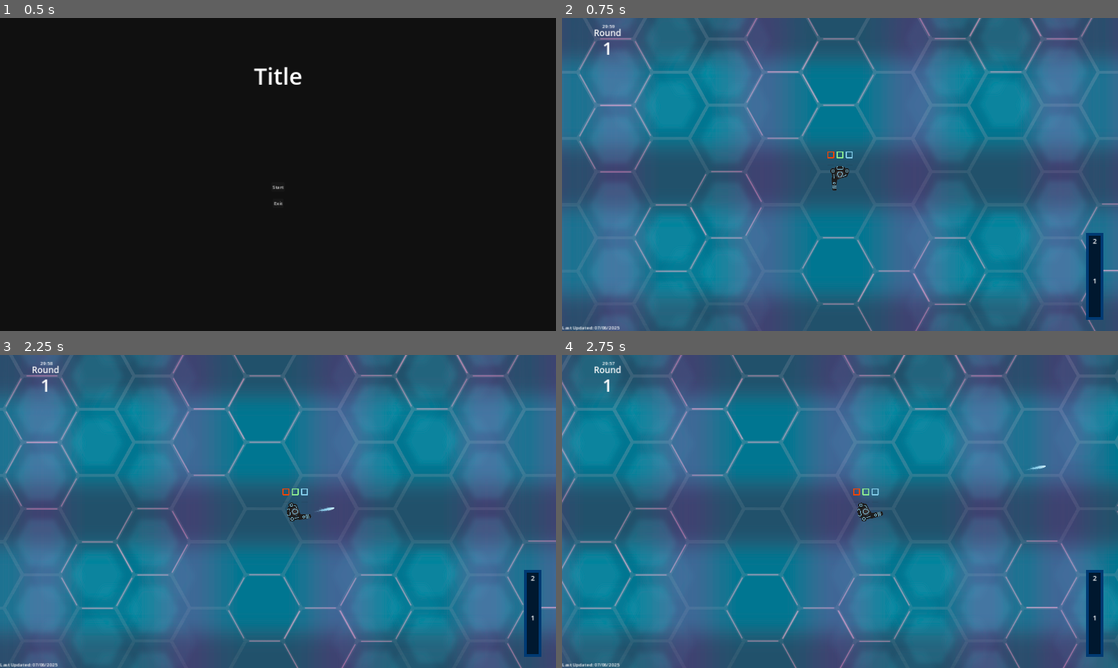
Above: before the commit, frames 1-4 (two rows, left to right).
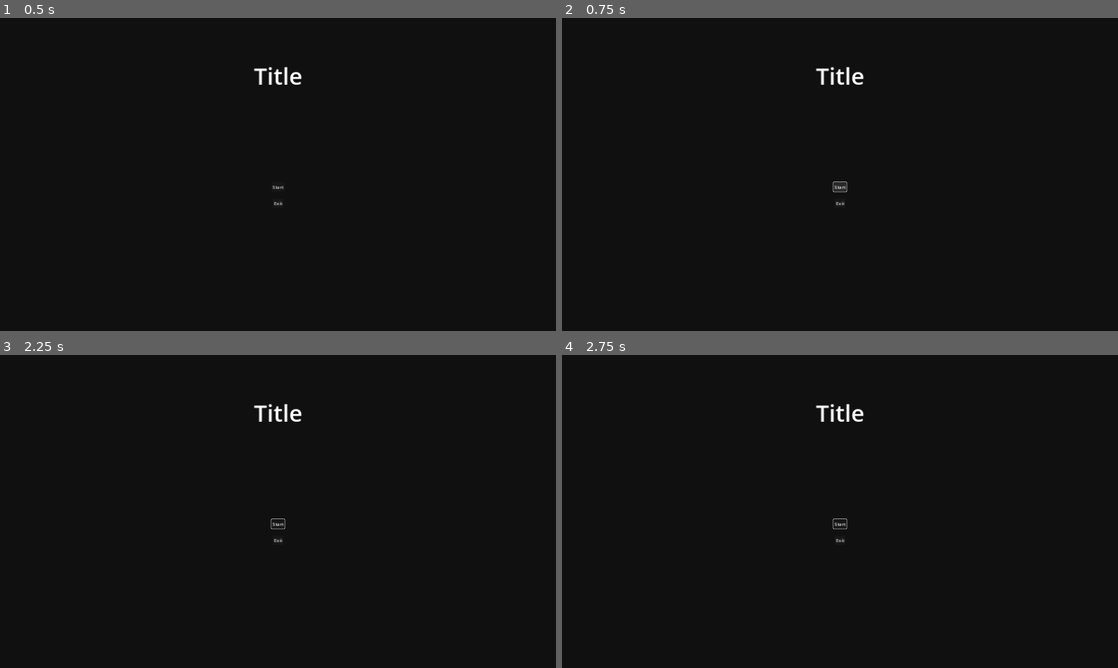
Above: after the commit, the same moments.

Repository: slowstate/light-match
Game: Godot game, scene res://Menus/MainMenu/main_menu.tscn
Two runs of this game, one before a commit and one after it. Both use one fixed random seed, a clock stepped at 60 frames per second and the inputs below.
Inputs (mouse positions are in pixels of both pictures, inside the frame that each line leads up to):
- Up to frame 1 (0.5 s): no input
- Up to frame 2 (0.75 s): click "Start" at 0.5 s
- Up to frame 3 (2.25 s): click (278, 524) at 1.25 s, where only the run after the commit has a clickable "Start"; tap Enter at 2 s; move the mouse to (400, 495) at 2.02 s; hold D (player_move_right) from 2.03 s (still down); hold 1 (player_blue) from 2.03 s (still down); click (400, 495) at 2.17 s
- Up to frame 4 (2.75 s): keep holding D (player_move_right); keep holding 1 (player_blue)

Frame 1 is identical in both runs. In frame 2, 100% of the frame differs, in the area x 0-100%, y 0-100%; in frame 3, 100%; in frame 4, 100%.
Error after the commit: Parse Error: Identifier "AudioPlayer" not declared in the current scope. (res://Menus/MainMenu/main_menu.gd:6)

Commit message:
Added Music Tracks

Diff:
--- /dev/null
+++ b/Common/AudioManagers/music_manager.gd
@@ -0,0 +1,25 @@
+extends Node2D
+
+var music_audio: Dictionary = {}
+
+var swell_base = music_audio.get("SwellBase")
+
+# Called when the node enters the scene tree for the first time.
+func _ready():
+	for child in get_children():
+		if child is AudioStreamPlayer2D:
+			music_audio[child.name] = child
+
+func play_music():
+	if !swell_base.is_playing():
+		swell_base.play("SwellBase")
+
+func stop_sound(audio_stream_string: String):
+	if music_audio.has(audio_stream_string):
+		music_audio.get(audio_stream_string).stop()
+
+func is_playing(audio_stream: String) -> bool:
+	if music_audio.has(audio_stream):
+		return music_audio.get(audio_stream).playing
+	else:
+		return false
--- /dev/null
+++ b/Common/AudioManagers/music_manager.tscn
@@ -0,0 +1,50 @@
+[gd_scene load_steps=13 format=3 uid="uid://b2myeafehcosh"]
+
+[ext_resource type="Script" path="res://Common/AudioManagers/music_manager.gd" id="1_dfh1r"]
+[ext_resource type="AudioStream" uid="uid://cqrxmwrgmwyvu" path="res://Audio/Music/SurviveSwellBase.mp3" id="2_vulf1"]
+[ext_resource type="AudioStream" uid="uid://r7p11x3g1rle" path="res://Audio/Music/SurviveBassBase.mp3" id="3_wfifd"]
+[ext_resource type="AudioStream" uid="uid://ccf0t7vq1pnl4" path="res://Audio/Music/SurviveBassBot.mp3" id="4_yaefx"]
+[ext_resource type="AudioStream" uid="uid://dq47xvxoivbhb" path="res://Audio/Music/SurviveBeatBase.mp3" id="5_ne3fn"]
+[ext_resource type="AudioStream" uid="uid://cf5u62yyurej4" path="res://Audio/Music/SurviveBeatLizard.mp3" id="6_s2nfs"]
+[ext_resource type="AudioStream" uid="uid://bscyrgywmsjsu" path="res://Audio/Music/SurviveDrumsBase.mp3" id="7_buk7j"]
+[ext_resource type="AudioStream" uid="uid://ihgljunnw7nr" path="res://Audio/Music/SurviveDrumsTank.mp3" id="8_b2r42"]
+[ext_resource type="AudioStream" uid="uid://dnexu5qn1b5rv" path="res://Audio/Music/SurviveHighlightBase.mp3" id="9_84yca"]
+[ext_resource type="AudioStream" uid="uid://b6feunttgjfta" path="res://Audio/Music/SurviveHighlightOracle.mp3" id="10_t6yk1"]
+[ext_resource type="AudioStream" uid="uid://chb7desle1hpd" path="res://Audio/Music/SurviveLeadBase.mp3" id="11_fdu5g"]
+[ext_resource type="AudioStream" uid="uid://do60axejm56nx" path="res://Audio/Music/SurviveLeadStar.mp3" id="12_u8vnt"]
+
+[node name="MusicManager" type="Node2D"]
+script = ExtResource("1_dfh1r")
+
+[node name="SwellBase" type="AudioStreamPlayer2D" parent="."]
+stream = ExtResource("2_vulf1")
+
+[node name="BassBase" type="AudioStreamPlayer2D" parent="."]
+stream = ExtResource("3_wfifd")
+
+[node name="BassBot" type="AudioStreamPlayer2D" parent="."]
+stream = ExtResource("4_yaefx")
+
+[node name="BeatBase" type="AudioStreamPlayer2D" parent="."]
+stream = ExtResource("5_ne3fn")
+
+[node name="BeatLiz" type="AudioStreamPlayer2D" parent="."]
+stream = ExtResource("6_s2nfs")
+
+[node name="DrumsBase" type="AudioStreamPlayer2D" parent="."]
+stream = ExtResource("7_buk7j")
+
+[node name="DrumsTank" type="AudioStreamPlayer2D" parent="."]
+stream = ExtResource("8_b2r42")
+
+[node name="HighlightBase" type="AudioStreamPlayer2D" parent="."]
+stream = ExtResource("9_84yca")
+
+[node name="HighlightOracle" type="AudioStreamPlayer2D" parent="."]
+stream = ExtResource("10_t6yk1")
+
+[node name="LeadBase" type="AudioStreamPlayer2D" parent="."]
+stream = ExtResource("11_fdu5g")
+
+[node name="LeadStar" type="AudioStreamPlayer2D" parent="."]
+stream = ExtResource("12_u8vnt")
--- /dev/null
+++ b/Common/AudioManagers/sfx_manager.gd
@@ -0,0 +1,26 @@
+extends Node2D
+
+var sfx_audio: Dictionary = {}
+
+# Called when the node enters the scene tree for the first time.
+func _ready():
+	for child in get_children():
+		if child is AudioStreamPlayer2D:
+			sfx_audio[child.name] = child
+
+func play_sound(audio_stream_string: String, volume_db_min: float = 0.0, volume_db_max: float = 0.0, pitch_scale_min: float = 1.0, pitch_scale_max: float = 1.0):
+	var audio_stream = sfx_audio.get(audio_stream_string)
+	audio_stream.volume_db = volume_db_min
+	audio_stream.volume_db = randf_range(volume_db_min, volume_db_max)
+	audio_stream.pitch_scale = randf_range(pitch_scale_min, pitch_scale_max)
+	audio_stream.play()
+
+func stop_sound(audio_stream_string: String):
+	if sfx_audio.has(audio_stream_string):
+		sfx_audio.get(audio_stream_string).stop()
+
+func is_playing(audio_stream: String) -> bool:
+	if sfx_audio.has(audio_stream):
+		return sfx_audio.get(audio_stream).playing
+	else:
+		return false
--- /dev/null
+++ b/Common/AudioManagers/sfx_manager.tscn
@@ -0,0 +1,6 @@
+[gd_scene load_steps=2 format=3 uid="uid://cf0dmdildiuky"]
+
+[ext_resource type="Script" path="res://Common/AudioManagers/sfx_manager.gd" id="1_60cnr"]
+
+[node name="SfxManager" type="Node2D"]
+script = ExtResource("1_60cnr")
--- a/Menus/MainMenu/main_menu.gd
+++ b/Menus/MainMenu/main_menu.gd
@@ -2,6 +2,8 @@
 
 const ARENA = preload("res://Arena/arena.tscn")
 
+func _ready() -> void:
+	AudioPlayer.play_music()
 
 func _on_start_button_pressed() -> void:
 	get_tree().change_scene_to_packed(ARENA)
--- a/project.godot
+++ b/project.godot
@@ -20,6 +20,8 @@
 Globals="*res://Common/globals.gd"
 SignalBus="*res://Common/SignalBus/signal_bus.gd"
 UpgradeManager="*res://Player/Upgrades/upgrade_manager.gd"
+MusicManager="*res://Common/AudioManagers/music_manager.gd"
+SFXManager="*res://Common/AudioManagers/sfx_manager.gd"
 
 [display]
 
Not shown, added: Audio/Music/SurviveBassBase.mp3.import
Not shown, added: Audio/Music/SurviveBassBot.mp3.import
Not shown, added: Audio/Music/SurviveBeatBase.mp3.import
Not shown, added: Audio/Music/SurviveBeatLizard.mp3.import
Not shown, added: Audio/Music/SurviveDrumsBase.mp3.import
Not shown, added: Audio/Music/SurviveDrumsTank.mp3.import
Not shown, added: Audio/Music/SurviveHighlightBase.mp3.import
Not shown, added: Audio/Music/SurviveHighlightOracle.mp3.import
Not shown, added: Audio/Music/SurviveLeadBase.mp3.import
Not shown, added: Audio/Music/SurviveLeadStar.mp3.import
Not shown, added: Audio/Music/SurviveSwellBase.mp3.import
Not shown, added: Audio/SFX/ButtonClickSFX.mp3.import
(and 34 more such lines)
